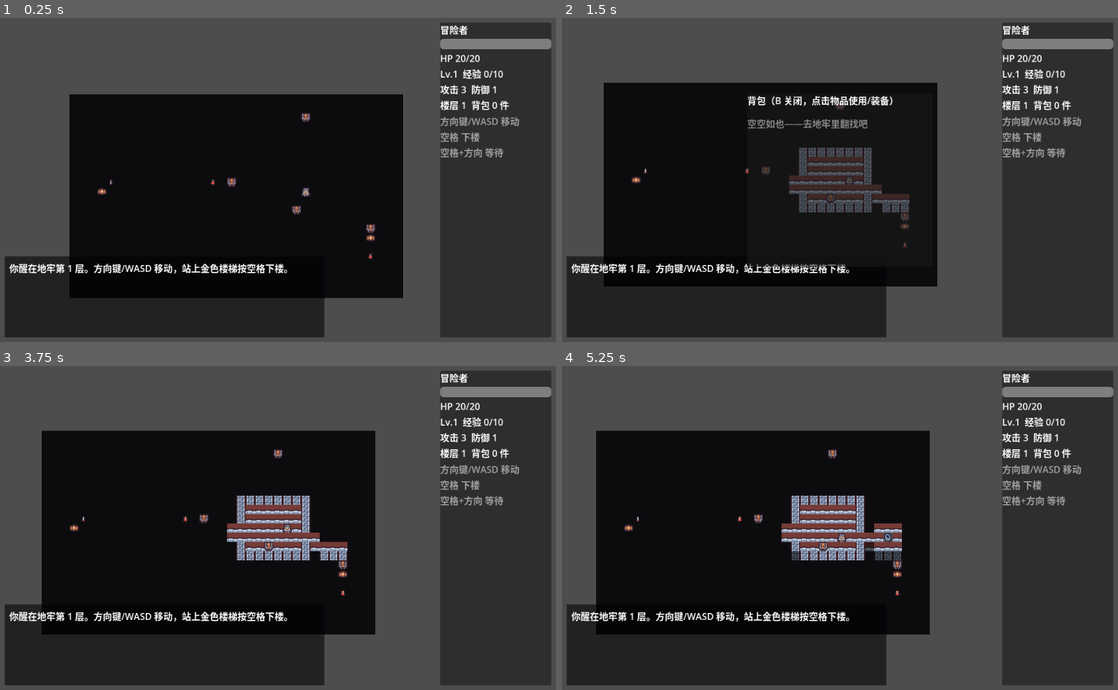
Above: before the commit, frames 1-4 (two rows, left to right).
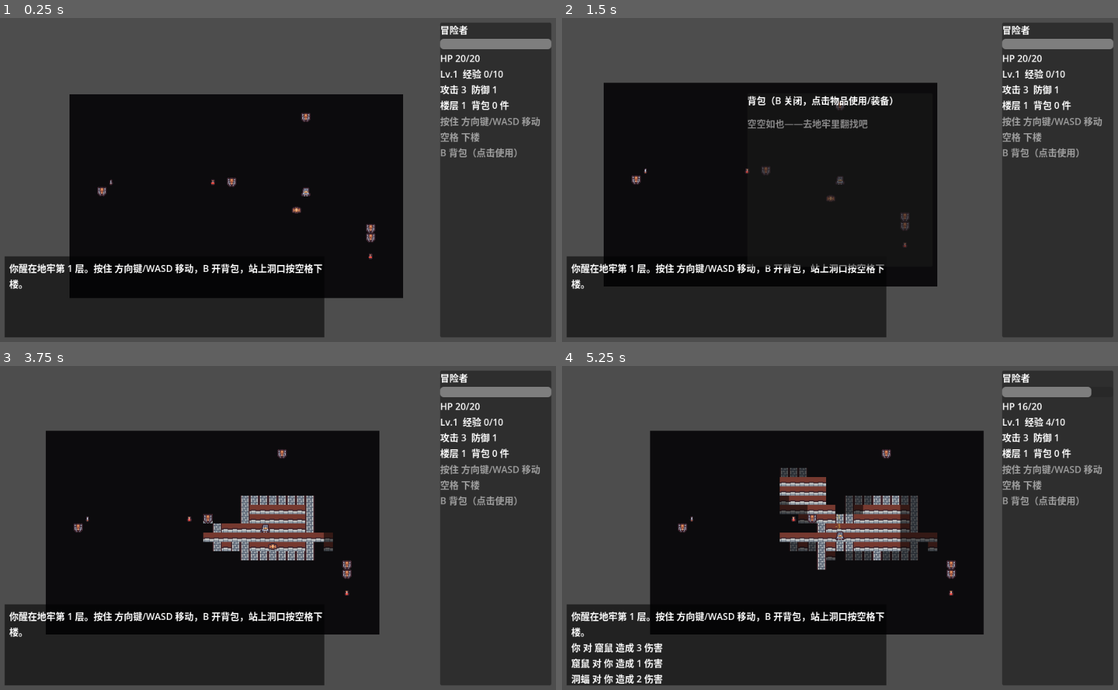
Above: after the commit, the same moments.

Repository: ngucua02-arch/Roguelike_Zcode
Game: Godot game, scene res://src/autoload/main.tscn
Same seed, same stepped clock (60 frames per second), same inputs: the game is played once before the commit and once after it.
Inputs (mouse positions are in pixels of both pictures, inside the frame that each line leads up to):
- Up to frame 1 (0.25 s): no input
- Up to frame 2 (1.5 s): tap Enter at 0.5 s; move the mouse to (962, 163) at 0.52 s; hold Right (move_right) 0.53-1.25 s; hold B (bag) 0.53-1.25 s; click (962, 163) at 0.67 s; tap Space (descend) at 1.25 s; drag from (728, 196) to (812, 244) at 1.27 s
- Up to frame 3 (3.75 s): tap Enter at 2, 3.5 s; move the mouse to (333, 456) at 2.02 s; hold Right (move_right) 2.03-2.75 s; tap Alt at 2.1 s; tap Space (descend) at 2.75 s; drag from (250, 592) to (111, 479) at 2.77 s; move the mouse to (444, 576) at 3.52 s; hold Left (move_left) from 3.53 s (still down); hold B (bag) from 3.53 s (still down)
- Up to frame 4 (5.25 s): tap Space (descend) at 4.15, 5 s; release Left (move_left) at 4.25 s; release B (bag) at 4.25 s; drag from (673, 479) to (756, 447) at 4.27 s; move the mouse to (867, 528) at 5.02 s; hold Down (move_down) from 5.03 s (still down); tap Alt at 5.1 s; click (867, 528) at 5.17 s

The runs differ from the first frame. In frame 1, 1.6% of the frame differs, in the area x 1-98%, y 30-84%; in frame 2, 4.2%; in frame 3, 5.2%; in frame 4, 19%, in the area x 1-100%, y 6-99%.

Commit message:
feat: 长按WASD连走 + 内容量补足(怪6种/物7种) + 伤害飘字 + 楼层主题色

Diff:
--- a/resources/floors/floor_1.tres
+++ b/resources/floors/floor_1.tres
@@ -1,11 +1,12 @@
-[gd_resource type="Resource" script_class="FloorDef" load_steps=7 format=3]
+[gd_resource type="Resource" script_class="FloorDef" load_steps=8 format=3]
 
 [ext_resource type="Script" path="res://src/core/floor_def.gd" id="1_script"]
 [ext_resource type="Resource" path="res://resources/monsters/rat.tres" id="2_rat"]
 [ext_resource type="Resource" path="res://resources/monsters/bat.tres" id="3_bat"]
-[ext_resource type="Resource" path="res://resources/items/potion_minor.tres" id="4_potion"]
-[ext_resource type="Resource" path="res://resources/items/sword_rusty.tres" id="5_sword"]
-[ext_resource type="Resource" path="res://resources/items/leather_mail.tres" id="6_mail"]
+[ext_resource type="Resource" path="res://resources/monsters/slime.tres" id="4_slime"]
+[ext_resource type="Resource" path="res://resources/items/potion_minor.tres" id="5_potion"]
+[ext_resource type="Resource" path="res://resources/items/sword_rusty.tres" id="6_sword"]
+[ext_resource type="Resource" path="res://resources/items/leather_mail.tres" id="7_mail"]
 
 [resource]
 script = ExtResource("1_script")
@@ -23,15 +24,18 @@
 }, {
 "def": ExtResource("3_bat"),
 "weight": 2
+}, {
+"def": ExtResource("4_slime"),
+"weight": 2
 }]
 item_spawns = [{
-"def": ExtResource("4_potion"),
+"def": ExtResource("5_potion"),
 "weight": 5
 }, {
-"def": ExtResource("5_sword"),
+"def": ExtResource("6_sword"),
 "weight": 2
 }, {
-"def": ExtResource("6_mail"),
+"def": ExtResource("7_mail"),
 "weight": 2
 }]
-floor_theme = Color(0.5, 0.5, 0.5, 1)
+floor_theme = Color(1, 0.96, 0.88, 1)
--- a/resources/floors/floor_2.tres
+++ b/resources/floors/floor_2.tres
@@ -1,12 +1,15 @@
-[gd_resource type="Resource" script_class="FloorDef" load_steps=8 format=3]
+[gd_resource type="Resource" script_class="FloorDef" load_steps=11 format=3]
 
 [ext_resource type="Script" path="res://src/core/floor_def.gd" id="1_script"]
 [ext_resource type="Resource" path="res://resources/monsters/rat.tres" id="2_rat"]
 [ext_resource type="Resource" path="res://resources/monsters/bat.tres" id="3_bat"]
-[ext_resource type="Resource" path="res://resources/monsters/skeleton.tres" id="4_skel"]
-[ext_resource type="Resource" path="res://resources/items/potion_minor.tres" id="5_potion"]
-[ext_resource type="Resource" path="res://resources/items/sword_rusty.tres" id="6_sword"]
-[ext_resource type="Resource" path="res://resources/items/leather_mail.tres" id="7_mail"]
+[ext_resource type="Resource" path="res://resources/monsters/slime.tres" id="4_slime"]
+[ext_resource type="Resource" path="res://resources/monsters/skeleton.tres" id="5_skel"]
+[ext_resource type="Resource" path="res://resources/monsters/goblin.tres" id="6_goblin"]
+[ext_resource type="Resource" path="res://resources/items/potion_minor.tres" id="7_potion_s"]
+[ext_resource type="Resource" path="res://resources/items/potion_greater.tres" id="8_potion_g"]
+[ext_resource type="Resource" path="res://resources/items/sword_iron.tres" id="9_sword_i"]
+[ext_resource type="Resource" path="res://resources/items/leather_mail.tres" id="10_mail"]
 
 [resource]
 script = ExtResource("1_script")
@@ -20,22 +23,31 @@
 item_count_max = 4
 monster_spawns = [{
 "def": ExtResource("2_rat"),
+"weight": 2
+}, {
+"def": ExtResource("3_bat"),
 "weight": 3
 }, {
-"def": ExtResource("3_bat"),
-"weight": 4
+"def": ExtResource("4_slime"),
+"weight": 3
 }, {
-"def": ExtResource("4_skel"),
+"def": ExtResource("5_skel"),
+"weight": 2
+}, {
+"def": ExtResource("6_goblin"),
 "weight": 2
 }]
 item_spawns = [{
-"def": ExtResource("5_potion"),
-"weight": 5
+"def": ExtResource("7_potion_s"),
+"weight": 4
 }, {
-"def": ExtResource("6_sword"),
+"def": ExtResource("8_potion_g"),
 "weight": 2
 }, {
-"def": ExtResource("7_mail"),
+"def": ExtResource("9_sword_i"),
+"weight": 2
+}, {
+"def": ExtResource("10_mail"),
 "weight": 2
 }]
-floor_theme = Color(0.5, 0.5, 0.5, 1)
+floor_theme = Color(0.82, 0.88, 1, 1)
--- a/resources/floors/floor_3.tres
+++ b/resources/floors/floor_3.tres
@@ -1,11 +1,14 @@
-[gd_resource type="Resource" script_class="FloorDef" load_steps=7 format=3]
+[gd_resource type="Resource" script_class="FloorDef" load_steps=10 format=3]
 
 [ext_resource type="Script" path="res://src/core/floor_def.gd" id="1_script"]
 [ext_resource type="Resource" path="res://resources/monsters/bat.tres" id="2_bat"]
 [ext_resource type="Resource" path="res://resources/monsters/skeleton.tres" id="3_skel"]
-[ext_resource type="Resource" path="res://resources/items/potion_minor.tres" id="4_potion"]
-[ext_resource type="Resource" path="res://resources/items/sword_rusty.tres" id="5_sword"]
-[ext_resource type="Resource" path="res://resources/items/leather_mail.tres" id="6_mail"]
+[ext_resource type="Resource" path="res://resources/monsters/goblin.tres" id="4_goblin"]
+[ext_resource type="Resource" path="res://resources/monsters/hellhound.tres" id="5_hound"]
+[ext_resource type="Resource" path="res://resources/items/potion_greater.tres" id="6_potion_g"]
+[ext_resource type="Resource" path="res://resources/items/sword_iron.tres" id="7_sword_i"]
+[ext_resource type="Resource" path="res://resources/items/battle_axe.tres" id="8_axe"]
+[ext_resource type="Resource" path="res://resources/items/leather_mail.tres" id="9_mail"]
 
 [resource]
 script = ExtResource("1_script")
@@ -19,19 +22,28 @@
 item_count_max = 4
 monster_spawns = [{
 "def": ExtResource("2_bat"),
-"weight": 3
+"weight": 2
 }, {
 "def": ExtResource("3_skel"),
-"weight": 5
+"weight": 4
+}, {
+"def": ExtResource("4_goblin"),
+"weight": 4
+}, {
+"def": ExtResource("5_hound"),
+"weight": 3
 }]
 item_spawns = [{
-"def": ExtResource("4_potion"),
-"weight": 5
+"def": ExtResource("6_potion_g"),
+"weight": 4
 }, {
-"def": ExtResource("5_sword"),
+"def": ExtResource("7_sword_i"),
 "weight": 2
 }, {
-"def": ExtResource("6_mail"),
+"def": ExtResource("8_axe"),
 "weight": 2
+}, {
+"def": ExtResource("9_mail"),
+"weight": 1
 }]
-floor_theme = Color(0.5, 0.5, 0.5, 1)
+floor_theme = Color(1, 0.82, 0.8, 1)
--- /dev/null
+++ b/resources/items/battle_axe.tres
@@ -0,0 +1,12 @@
+[gd_resource type="Resource" script_class="ItemDef" load_steps=2 format=3]
+
+[ext_resource type="Script" path="res://src/core/item_def.gd" id="1_script"]
+
+[resource]
+script = ExtResource("1_script")
+display_name = "战斧"
+glyph = "p"
+id = "battle_axe"
+kind = "weapon"
+power = 3
+sprite_coords = Vector2i(9, 9)
--- /dev/null
+++ b/resources/items/potion_greater.tres
@@ -0,0 +1,12 @@
+[gd_resource type="Resource" script_class="ItemDef" load_steps=2 format=3]
+
+[ext_resource type="Script" path="res://src/core/item_def.gd" id="1_script"]
+
+[resource]
+script = ExtResource("1_script")
+display_name = "大治疗药水"
+glyph = "!"
+id = "potion_greater"
+kind = "potion"
+power = 12
+sprite_coords = Vector2i(7, 9)
--- /dev/null
+++ b/resources/items/sword_iron.tres
@@ -0,0 +1,12 @@
+[gd_resource type="Resource" script_class="ItemDef" load_steps=2 format=3]
+
+[ext_resource type="Script" path="res://src/core/item_def.gd" id="1_script"]
+
+[resource]
+script = ExtResource("1_script")
+display_name = "铁剑"
+glyph = "/"
+id = "sword_iron"
+kind = "weapon"
+power = 2
+sprite_coords = Vector2i(9, 8)
--- /dev/null
+++ b/resources/monsters/goblin.tres
@@ -0,0 +1,16 @@
+[gd_resource type="Resource" script_class="MonsterDef" load_steps=2 format=3]
+
+[ext_resource type="Script" path="res://src/core/monster_def.gd" id="1_script"]
+
+[resource]
+script = ExtResource("1_script")
+ai_type = "chase"
+atk = 5
+defense = 1
+display_name = "哥布林"
+glyph = "g"
+id = "goblin"
+max_hp = 7
+sight_radius = 7
+sprite_coords = Vector2i(4, 9)
+xp_reward = 8
--- /dev/null
+++ b/resources/monsters/hellhound.tres
@@ -0,0 +1,16 @@
+[gd_resource type="Resource" script_class="MonsterDef" load_steps=2 format=3]
+
+[ext_resource type="Script" path="res://src/core/monster_def.gd" id="1_script"]
+
+[resource]
+script = ExtResource("1_script")
+ai_type = "chase"
+atk = 6
+defense = 2
+display_name = "地狱犬"
+glyph = "h"
+id = "hellhound"
+max_hp = 10
+sight_radius = 8
+sprite_coords = Vector2i(2, 9)
+xp_reward = 12
--- /dev/null
+++ b/resources/monsters/slime.tres
@@ -0,0 +1,16 @@
+[gd_resource type="Resource" script_class="MonsterDef" load_steps=2 format=3]
+
+[ext_resource type="Script" path="res://src/core/monster_def.gd" id="1_script"]
+
+[resource]
+script = ExtResource("1_script")
+ai_type = "wander"
+atk = 2
+defense = 1
+display_name = "绿史莱姆"
+glyph = "j"
+id = "slime"
+max_hp = 6
+sight_radius = 4
+sprite_coords = Vector2i(0, 9)
+xp_reward = 4
--- a/src/autoload/main.gd
+++ b/src/autoload/main.gd
@@ -6,21 +6,49 @@
 const GameConfig = preload("res://src/autoload/game_config.gd")
 
 var game_running := false
+var _move_cooldown := 0.0
+
+const MOVE_INTERVAL := 0.12  # 按住方向键的连走间隔（秒）
 
 func _ready() -> void:
 	randomize()
 	_start_game()
 
+## 长按连走：轮询按住状态，冷却到点即走一步（补间 0.08s 能跟上）。
+func _process(delta: float) -> void:
+	_move_cooldown = maxf(0.0, _move_cooldown - delta)
+	if not game_running or %Hud.inventory_open or _move_cooldown > 0.0:
+		return
+	var dir := Vector2i.ZERO
+	if Input.is_action_pressed("move_up"):
+		dir = Vector2i.UP
+	elif Input.is_action_pressed("move_down"):
+		dir = Vector2i.DOWN
+	elif Input.is_action_pressed("move_left"):
+		dir = Vector2i.LEFT
+	elif Input.is_action_pressed("move_right"):
+		dir = Vector2i.RIGHT
+	if dir != Vector2i.ZERO:
+		_act(GameEvents.ACTION_MOVE, dir)
+		_move_cooldown = MOVE_INTERVAL
+
 func _start_game() -> void:
 	TurnManager.start_new_game(GameConfig.player_def(), GameConfig.floor_defs())
 	var model = TurnManager.scheduler.model
+	_apply_floor_theme(model.floor_number)
 	%Dungeon.rebuild(model)
 	%Entities.spawn_from_model(model)
 	%Camera.position = ViewConstants.cell_to_world(model.player.pos)
 	%Hud.bind_game(self)
 	%Hud.reset()
-	%Hud.push_msg("你醒在地牢第 1 层。方向键/WASD 移动，站上金色楼梯按空格下楼。")
+	%Hud.push_msg("你醒在地牢第 1 层。按住 方向键/WASD 移动，B 开背包，站上洞口按空格下楼。")
 	game_running = true
+
+## 楼层主题色：用 FloorDef.floor_theme 给整张地图着色（每层氛围不同）。
+func _apply_floor_theme(floor_number: int) -> void:
+	var defs: Array = GameConfig.floor_defs()
+	var idx: int = clampi(floor_number - 1, 0, defs.size() - 1)
+	%Dungeon.modulate = defs[idx].floor_theme
 
 func _unhandled_input(event: InputEvent) -> void:
 	if event.is_action_pressed("bag"):
@@ -32,23 +60,10 @@
 		return
 	if %Hud.inventory_open:
 		return  # 背包打开时拦截游戏输入（回合制无需暂停世界）
-	var dir := Vector2i.ZERO
-	if event.is_action_pressed("move_up"):
-		dir = Vector2i.UP
-	elif event.is_action_pressed("move_down"):
-		dir = Vector2i.DOWN
-	elif event.is_action_pressed("move_left"):
-		dir = Vector2i.LEFT
-	elif event.is_action_pressed("move_right"):
-		dir = Vector2i.RIGHT
-	elif event.is_action_pressed("descend"):
+	if event.is_action_pressed("descend"):
 		_act(GameEvents.ACTION_DESCEND)
-		return
 	elif event.is_action_pressed("wait"):
 		_act(GameEvents.ACTION_WAIT)
-		return
-	if dir != Vector2i.ZERO:
-		_act(GameEvents.ACTION_MOVE, dir)
 
 func _act(action: String, dir := Vector2i.ZERO) -> void:
 	var events: Array = TurnManager.player_action(action, dir)
@@ -57,6 +72,9 @@
 	%Dungeon.refresh_fog(TurnManager.scheduler.model)
 	%Entities.consume(events)
 	%Hud.consume(events)
+	for e in events:
+		if e.type == GameEvents.FLOOR_CHANGED:
+			_apply_floor_theme(e.data.floor_number)
 	var pv = %Entities.player_view()
 	if pv != null:
 		%Camera.position = pv.global_position  # 平滑跟随玩家精灵
--- a/src/rendering/entity_layer.gd
+++ b/src/rendering/entity_layer.gd
@@ -36,6 +36,7 @@
 				var av := _find_view(e.data.attacker_id)
 				if av != null:
 					av.play_attack(e.pos)
+				_spawn_damage_number(e.pos, e.data.damage)
 			"died":
 				var dv := _find_view(e.data.actor_id)
 				if dv != null:
@@ -47,6 +48,20 @@
 
 func player_view() -> ActorView:
 	return _find_view("player")
+
+## 伤害飘字：向上飘并淡出，纯表现不参与结算。
+func _spawn_damage_number(pos: Vector2i, damage: int) -> void:
+	var lbl := Label.new()
+	lbl.text = "-%d" % damage
+	lbl.add_theme_font_size_override("font_size", 10)
+	lbl.add_theme_color_override("font_color", Color(1, 0.85, 0.3))
+	lbl.z_index = 10
+	lbl.position = ViewConstants.cell_to_world(pos) + Vector2(-8, -20)
+	add_child(lbl)
+	var tw := lbl.create_tween()
+	tw.tween_property(lbl, "position:y", lbl.position.y - 14.0, 0.45)
+	tw.parallel().tween_property(lbl, "modulate:a", 0.0, 0.45)
+	tw.tween_callback(lbl.queue_free)
 
 ## 立即清空子节点（换层时避免 queue_free 延迟造成帧间残留）。
 func _clear_now() -> void:
--- a/src/ui/hud.gd
+++ b/src/ui/hud.gd
@@ -212,7 +212,7 @@
 	stats_label = Label.new()
 	vbox.add_child(stats_label)
 	var hint := Label.new()
-	hint.text = "方向键/WASD 移动\n空格 下楼\n空格+方向 等待"
+	hint.text = "按住 方向键/WASD 移动\n空格 下楼\nB 背包（点击使用）"
 	hint.modulate = Color(1, 1, 1, 0.55)
 	vbox.add_child(hint)
 
--- a/tests/unit/test_game_config.gd
+++ b/tests/unit/test_game_config.gd
@@ -67,3 +67,22 @@
 		for entry in f.item_spawns:
 			assert_true(entry.def.sprite_coords.x >= 0 and entry.def.sprite_coords.y >= 0,
 				"物品 %s 精灵坐标有效" % entry.def.id)
+
+func test_content_volume_matches_spec() -> void:
+	# spec §2：4-5 种怪物、5-6 种道具（当前承诺超额：怪 6 / 物 7）
+	var monster_ids := {}
+	var item_ids := {}
+	for f in GameConfig.floor_defs():
+		for entry in f.monster_spawns:
+			monster_ids[entry.def.id] = true
+		for entry in f.item_spawns:
+			item_ids[entry.def.id] = true
+	assert_true(monster_ids.size() >= 5, "怪物种类 >= 5（实际 %d）" % monster_ids.size())
+	assert_true(item_ids.size() >= 6, "道具种类 >= 6（实际 %d）" % item_ids.size())
+
+func test_floor_themes_differ() -> void:
+	# 楼层主题色互不相同（每层氛围差异）
+	var themes: Array = []
+	for f in GameConfig.floor_defs():
+		assert_false(themes.has(f.floor_theme), "楼层主题色重复")
+		themes.append(f.floor_theme)
Not shown, added: docs/superpowers/plans/2026-09-05-roguelike-phase5-content-feel.md
